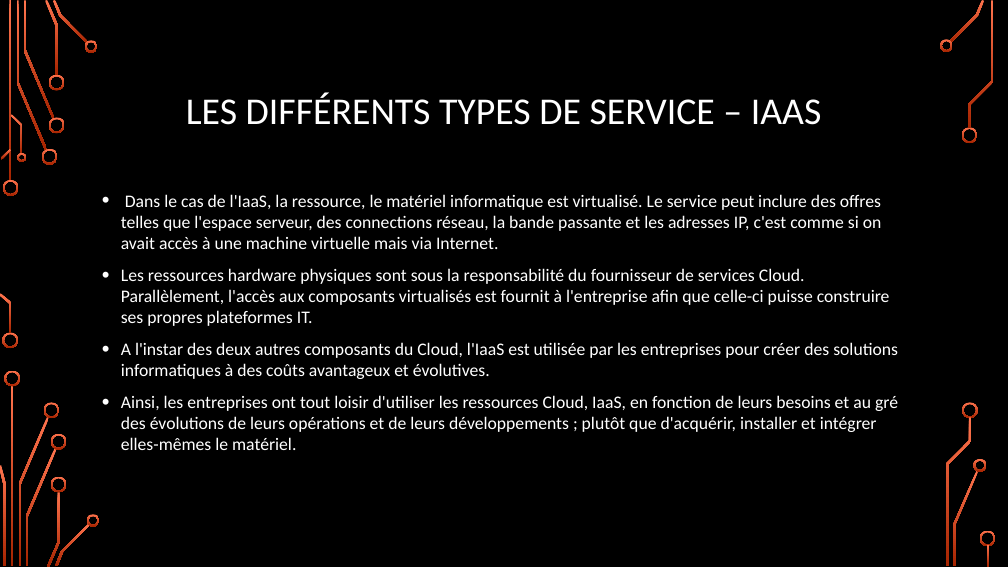
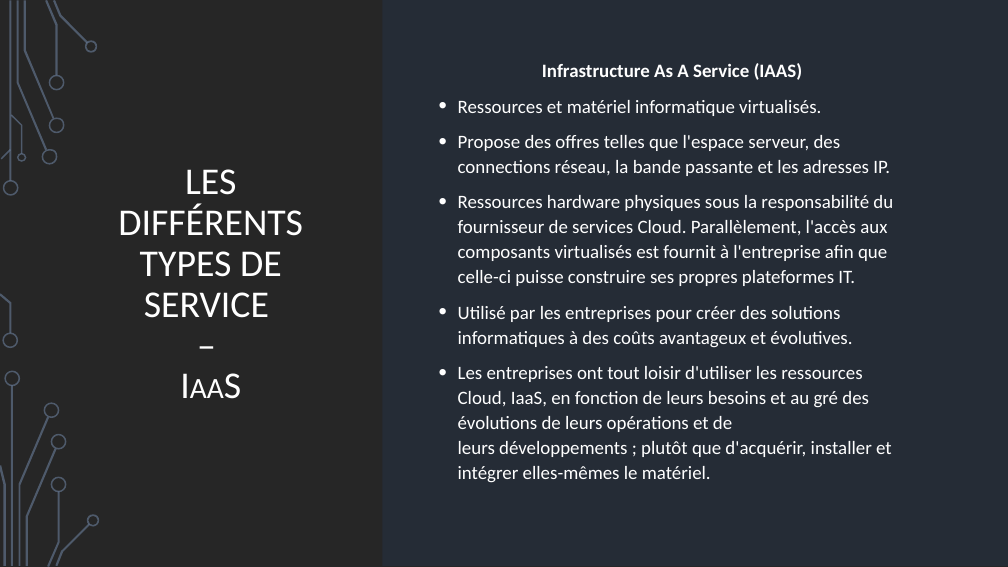
Before and after one commit to CorleoneDany/Cloud-Computing, a slide deck: slide 15 of Cloud Computing - F.pptx (slide 14 before the commit). Drawn at 1008x567 pixels with LibreOffice and Linux fonts; fonts in the diff are those of the drawing; background and template pictures are left out. Boxes give left, top, right and bottom in pixels: in the first picture for what was removed or moved away, otherwise in the second. Text is boxed around its words. In the diff, an @@ line names an element or a change of style, - is before the commit and + after.

```diff
--- a/Cloud Computing - F.pptx
+++ b/Cloud Computing - F.pptx
@@ rectangle added at box(0, 0, 1008, 567), fill #262626 @@
@@ fill gradient #FF744E to #A62400 to gradient #7C96A3 to #3B4C54 in 17 elements at box(17, 1, 47, 150), box(23, 1, 54, 119), box(45, 0, 58, 76), box(53, 0, 88, 44), box(1, 149, 11, 160), box(0, 293, 11, 333), box(11, 386, 14, 566), box(0, 465, 5, 566), box(26, 448, 57, 566), box(47, 492, 60, 567), box(55, 523, 90, 566), box(950, 0, 985, 42), box(954, 471, 979, 566), box(969, 1, 994, 129), box(946, 417, 972, 566), box(988, 545, 990, 566), box(9, 1, 11, 181) @@
@@ round diag rect added at box(383, 0, 1008, 566), fill #252C36 @@
@@ text at box(458, 63, 893, 483): text changed; size 16.8 to 18 pt @@
-• Dans le cas de l'IaaS, la ressource, le matériel informatique est virtualisé. Le service peut inclure des offres telles que l'espace serveur, des connections réseau, la bande passante et les adresses IP, c'est comme si on avait accès à une machine virtuelle mais via Internet.
-• Les ressources hardware physiques sont sous la responsabilité du fournisseur de services Cloud. Parallèlement, l'accès aux composants virtualisés est fournit à l'entreprise afin que celle-ci puisse construire ses propres plateformes IT.
-• A l'instar des deux autres composants du Cloud, l'IaaS est utilisée par les entreprises pour créer des solutions informatiques à des coûts avantageux et évolutives.
-• Ainsi, les entreprises ont tout loisir d'utiliser les ressources Cloud, IaaS, en fonction de leurs besoins et au gré des évolutions de leurs opérations et de leurs développements ; plutôt que d'acquérir, installer et intégrer elles-mêmes le matériel.
+Infrastructure As A Service (IAAS)
+• Ressources et matériel informatique virtualisés.
+• Propose des offres telles que l'espace serveur, des connections réseau, la bande passante et les adresses IP.
+• Ressources hardware physiques sous la responsabilité du fournisseur de services Cloud. Parallèlement, l'accès aux composants virtualisés est fournit à l'entreprise afin que celle-ci puisse construire ses propres plateformes IT.
+• Utilisé par les entreprises pour créer des solutions informatiques à des coûts avantageux et évolutives.
+• Les entreprises ont tout loisir d'utiliser les ressources Cloud, IaaS, en fonction de leurs besoins et au gré des évolutions de leurs opérations et de leurs développements ; plutôt que d'acquérir, installer et intégrer elles-mêmes le matériel.
@@ title "LES DIFFÉRENTS TYPES DE SERVICE ...": place and size @@
-title "LES DIFFÉRENTS TYPES DE SERVICE ..." at box(186, 92, 822, 125)
+title "LES DIFFÉRENTS TYPES DE SERVICE ..." at box(118, 169, 303, 318)
@@ title "LES DIFFÉRENTS TYPES DE SERVICE ..." at box(118, 169, 303, 318): size 36 to 28 pt in "IAAS" @@
@@ group added at box(0, 0, 100, 567): 24 freeform shapes, 2 rectangles @@
@@ group removed at box(2, 39, 996, 566): 19 freeform shapes @@
```
Also in this commit, not shown: 25 other slides changed, 1 slide added.
